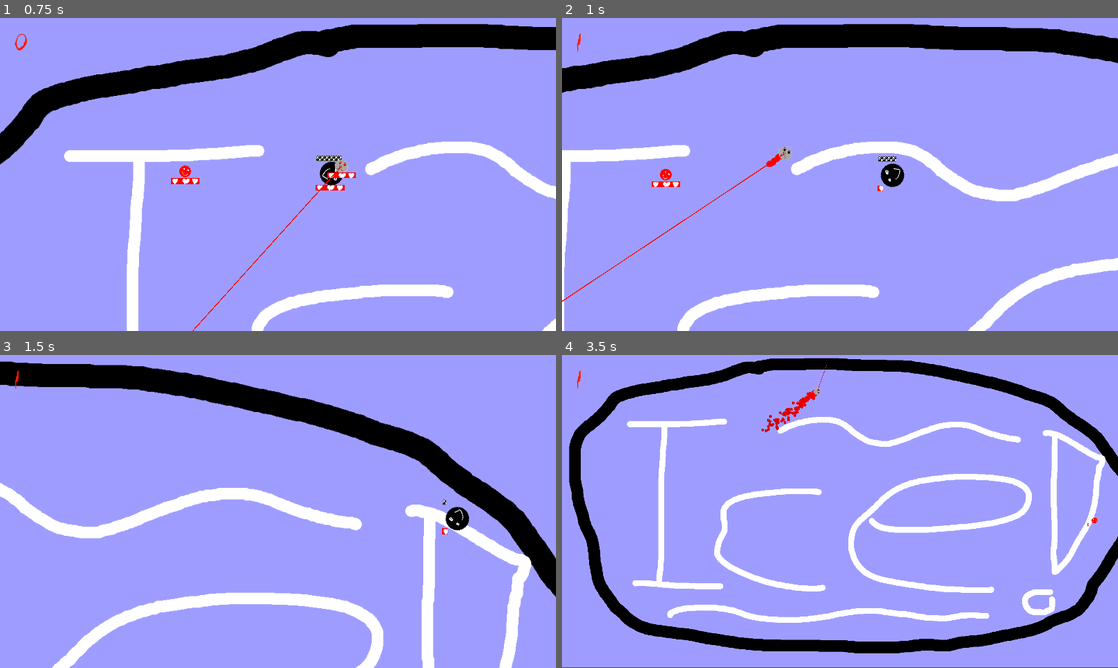
Above: before the commit, frames 1-4 (two rows, left to right).
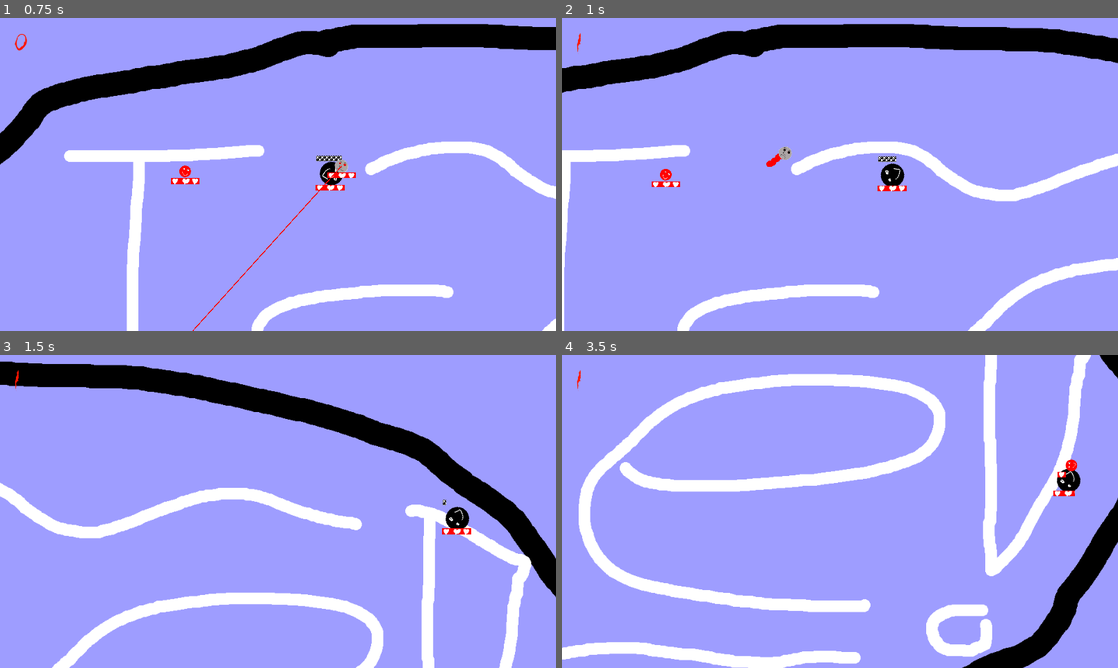
Above: after the commit, the same moments.

Repository: Junber/LD-47
Game: Godot game, scene res://Scenes/Root.tscn
The game is run twice, just before and just after one commit, with the same random seed, the same clock (stepped at 60 frames per second) and the same inputs.
Inputs:
- Up to frame 1 (0.75 s): hold D (move_right) from 0.53 s (still down); tap Space (boost) at 0.6 s
- Up to frame 2 (1 s): keep holding D (move_right)
- Up to frame 3 (1.5 s): release D (move_right) at 1.28 s; hold S (move_down) from 1.28 s (still down); tap Space (boost) at 1.35 s
- Up to frame 4 (3.5 s): release S (move_down) at 2.03 s; hold D (move_right) 2.03-2.78 s; tap Space (boost) at 2.1, 2.85 s; hold W (move_up) from 2.78 s (still down)

Frame 1 is identical in both runs. In frame 2, 0.2% of the frame differs, in the area x 0-62%, y 43-91%; in frame 3, less than 0.1%; in frame 4, 31%, in the area x 0-100%, y 0-100%.
Error before the commit: Invalid get index 'position' (on base: 'previously freed instance'). (res://Scripts/Enemy.gd:42)

Commit message:
laser gets disabled on cyborg death

Diff:
--- a/Scripts/Laser.gd
+++ b/Scripts/Laser.gd
@@ -12,6 +12,10 @@
 func collideWithIceScater(collider):
 	collider.takeDamage(damage)
 
+func _process(delta):
+	if get_parent().dead:
+		queue_free()
+
 func _physics_process(delta):
 	rotation += delta
 
